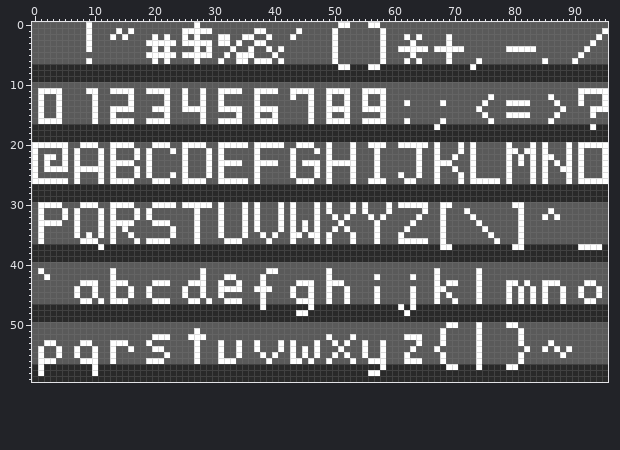
Edited in one commit: pixel-art file (font/font_64.ase). The picture above was drawn from the file before the commit.
96x60 pixels, 1 frame.
After:
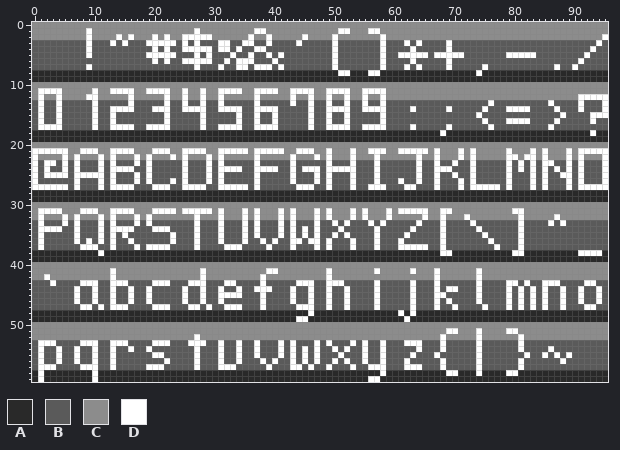
Palette (. is transparent): A #292929  B #5a5a5a  C #8c8c8c  D #ffffff
From old to new:
Changed rows in their new state; - is an unchanged pixel.
Layers "Font", "Alignment":
first column x 0:
 0 CCCCCCCCCCCCCCCCCCCCCCCCCCCCCCCCCCCCCCCCCCCCCCCCCCCCCCCCCCCCCCCCCCCCCCCCCCCCCCCCCCCCCCCCCCCCCCCC
 1 CCCCCCCCC-CCCCCCCCCCCCCCCCC-CCCCCCCCC--CCCCCCCCCCCCDDCCCDDCCCCCCCCCCCCCCCCCCCCCCCCCCCCCCCCCCCCCC
 2 CCCCCCCCC-CCCCDCDCCC-C-CC-D-DDCCCCCC-CC-CCCCCDCCCC-CCCCCCC-CCCCCCCCCCCCCCCCCCCCCCCCCCCCCCCCCCCCD
 3 -------------D-D----------B-BB----BDDBBD----D-----------------DBD----------------------------BD-
 4 -------------------------DD-D--DDBD-BDDB-B-------------------BB-BB-BB-BB-------BBBBB--------BD--
 5 ---------D---------------BB-B---BDBB---DBD-------------------DD-DD-DD-DD-------DDDDD-------BD---
 6 ---------B---------------DD-DD-BD---DBBBDB--------------------BDB---------B----------B----BD----
 7 BBBBBBBBBDBBBBBBBBBBBBBBBBBDBBBDBBDDBDDDBDBBBBBBBBDBBBBBBBDBBBDBDBBBBDBBBBBDBBBBBBBBBBBDBBDBBBBB
 8 ---------------------------------------------------DD---DD----------------D---------------------
10 CCCCCCCCCCCCCCCCCCCCCCCCCCCCCCCCCCCCCCCCCCCCCCCCCCCCCCCCCCCCCCCCCCCCCCCCCCCCCCCCCCCCCCCCCCCCCCCC
11 C----CCCCC-CC----CC----CC-CC-CC----CC----CC----CC----CC----CCCCCCCCCCCCCCCCCCCCCCCCCCCCCCCCCCCCC
12 C-CC-CCCCD-CCCCC-CCCCC-CC-CC-CC-CCCCC-CCCCC-CC-CC-CC-CC-CC-CCCCCCCCCCCCCCCCCCCCCCCCCCCCCCCC-DDD-
13 -------------------------------------------D------------------B-----B------BD--BBBB---DB--------
14 ---------------------------------------------------------------D-----D----BD---DDDD----DB--D-BB-
15 --------------------------------------------------------------------------DB---BBBB----BD-----DD
16 --BB----------BBB--BBB---------BBB----BB----------BB---BBB----B-----B------DB--DDDD---BD-----D--
17 BDDDDBBBBBDBBDDDDBBDDDDBBBBBDBBDDDDBBDDDDBBBBBDBBDDDDBBDDDDBBBBDBBBBBDBBBBBBDBBBBBBBBBDBBBBBBBBB
18 --------------------------------------------------------------------D------------------------D--
20 CCCCCCCCCCCCCCCCCCCCCCCCCCCCCCCCCCCCCCCCCCCCCCCCCCCCCCCCCCCCCCCCCCCCCCCCCCCCCCCCCCCCCCCCCCCCCCCC
21 -DDDD-CCDDDCC-DDDCCCDDDCC-DDDCC-DDDDC-DDDDCCDDDCC-CCC-CCD-DCCDDD-DC-CCC-C-CCCCC-CCC-C-CCC-C-DDD-
22 -CCCC-C-CCC-C-CCC-C-CCCDC-CCC-C-CCCCC-CCCCC-CCCDC-CCC-CCC-CCCCCC-CC-CCCDC-CCCCC-DCD-C-CCC-C-CCC-
23 ---D----------BBBD--------------BBB---BBB----BBB--BBB---------------BBD---------------DB--------
24 ---BB---BBB---DDDB--------------DDD---DDD----DD---DDD---------------DDB----------D-----DB-------
25 --DDDD--DDD------------B-------------------------------------B--------DB----------------D-------
26 -BBBBB--------BBBD-DBBBD--BBBD--BBBB-------DBBBD--------B-B--DBBD---------BBBB--------------BBB-
27 DDDDDDBDBBBDBDDDDBBBDDDBBDDDDBBDDDDDBDBBBBBBDDDBBDBBBDBBDDDBBBDDBBBDBBBDBDDDDDBDBBBDBDBBBDBDDDDD
30 CCCCCCCCCCCCCCCCCCCCCCCCCCCCCCCCCCCCCCCCCCCCCCCCCCCCCCCCCCCCCCCCCCCCCCCCCCCCCCCCCCCCCCCCCCCCCCCC
31 C-DDDCCCDDDCC-DDDCCCDDDDCDD-DDC-CCC-C-CCC-C-CCC-C-CCC-C-CCC-CDDDD-CC-DCCCCCCCCCCD-CCCCCCCCCCCCCC
32 C-CCC-C-CCC-C-CCC-C-CCCCCCC-CCC-CCC-C-CCC-C-CCC-CDCCCDCDCCCDCCCCCDCC-CCCDCCCCCCCC-CCCCC-CCCCCCCC
33 --BBBD--------BBBD-DBBB----------------------B----DBD---DBD----BD--------DB-----------D-D-------
34 --DDD---------D-D---DDDB--------------------------BDB---------BD----------DB--------------------
35 ---------B-----DB--------------------DB-BD--BDB--BD-DB-------BD------------DB-------------------
36 -------DB-BD----DB-BBBBD-------DBBBD--DBD---D-D---------------BBBB----------DB------------------
37 BDBBBBBBDDDBBDBBBDBDDDDBBBBDBBBBDDDBBBBDBBBDBBBDBDBBBDBBBDBBBDDDDDBB-BBBBBBBBDBBB-BBBBBBBBBBBBBB
38 -----------D--------------------------------------------------------DD----------DD---------DDDD-
40 CCCCCCCCCCCCCCCCCCCCCCCCCCCCCCCCCCCCCCCCCCCCCCCCCCCCCCCCCCCCCCCCCCCCCCCCCCCCCCCCCCCCCCCCCCCCCCCC
41 CCCCCCCCCCCCC-CCCCCCCCCCCCCC-CCCCCCCCCC--CCCCCCCC-CCCCCCCDCCCCCDCCC-CCCCCC-CCCCCCCCCCCCCCCCCCCCC
42 CC-CCCCCCCCCC-CCCCCCCCCCCCCC-CCCCCCCCC-CCCCCCCCCC-CCCCCCCCCCCCCCCCC-CCCCCC-CCCCCCCCCCCCCCCCCCCCC
43 ---D---------------------------BDDB----------------------D-----D-----BB-------------------------
44 --------------------------------BB----------------------------------BDD-------------------------
45 --------------------------------DDD---------------------------------DB--------------------------
46 -------DBBDB--BBD--DBBB--DBBDB-DBBB--------DBB-----------------------DB--------------------DBBD-
47 BBBBBBBBDDBDBDDDBBBBDDDBBBDDBDBBDDDBBB-BBBBBDD-BBDBBDBBBBDBBBBB-BBBDBBDBBBBDBBBDBDBDBDBBDBBBDDBB
48 --------------------------------------------AAD--------------DAD--------------------------------
49 --------------------------------------------DD----------------D---------------------------------
50 CCCCCCCCCCCCCCCCCCCCCCCCCCCCCCCCCCCCCCCCCCCCCCCCCCCCCCCCCCCCCCCCCCCCCCCCCCCCCCCCCCCCCCCCCCCCCCCC
51 CCCCCCCCCCCCCCCCCCCCCCCCCCCCCCCCCCCCCCCCCCCCCCCCCCCCCCCCCCCCCCCCCCCCCDDCCC-CCCCDDCCCCCCCCCCCCCCC
52 CCCCCCCCCCCCCCCCCCCCCCCCCCC-CCCCCCCCCCCCCCCCCCCCCCCCCCCCCCCCCCCCCCCC-CCCCC-CCCCCC-CCCCCCCCCCCCCC
53 -D--------D--------BDDD---D-D--------------------DB-BD--------DD----------------------B---------
54 -------------------DBB----------------------------DBD----------BD--BD------------DB--BDB-B------
55 --------------------DDB--------------DB-BD--------BDB---------BD---DB------------BD--D-DBD------
56 --BBD--DBB---------BBBD---------BBD---DBD---BDBD-BD-DB-DBB-----BB-----------------------D-------
57 B-DDBBBBDD-BBDBBBBBDDDBBBBBDBBBDDDBBBBBDBBBDDBDBBDBBBDBBDD-BBBDDDBBBDBBBBB-BBBBBBDBBBBBBBBBBBBBB
58 --------------------------------------------------------AAD----------DD---D----DD---------------
59 -D--------D---------------------------------------------DD--------------------------------------
Pixel boxes of the changes (left, top, right, bottom) in both pictures:
changed: (32, 22, 608, 382)
